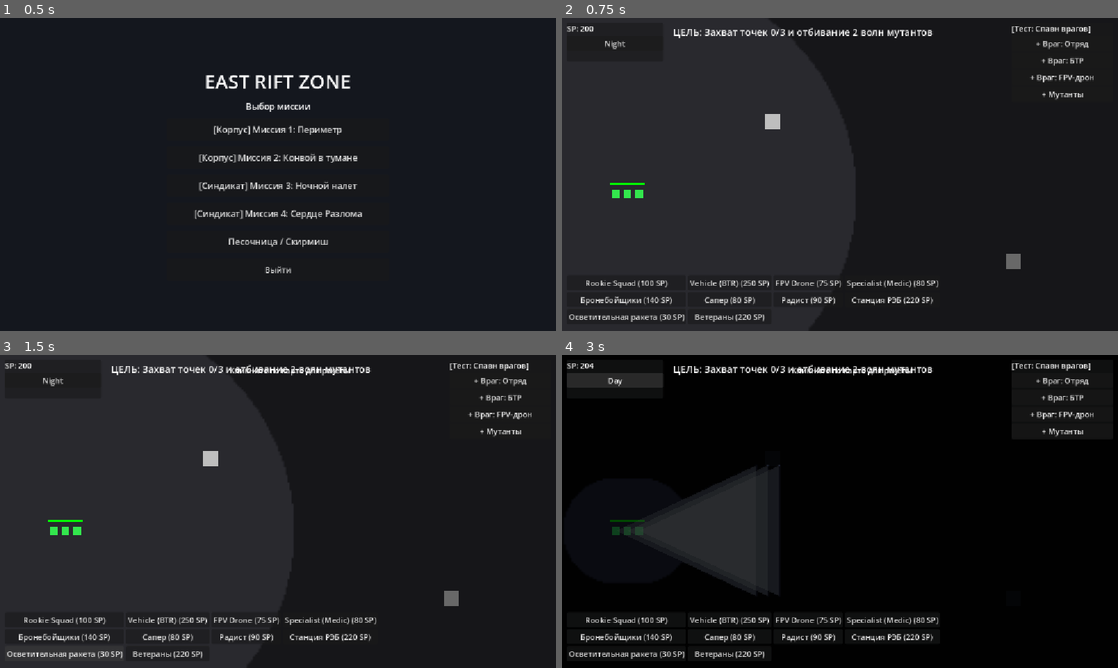
Above: before the commit, frames 1-4 (two rows, left to right).
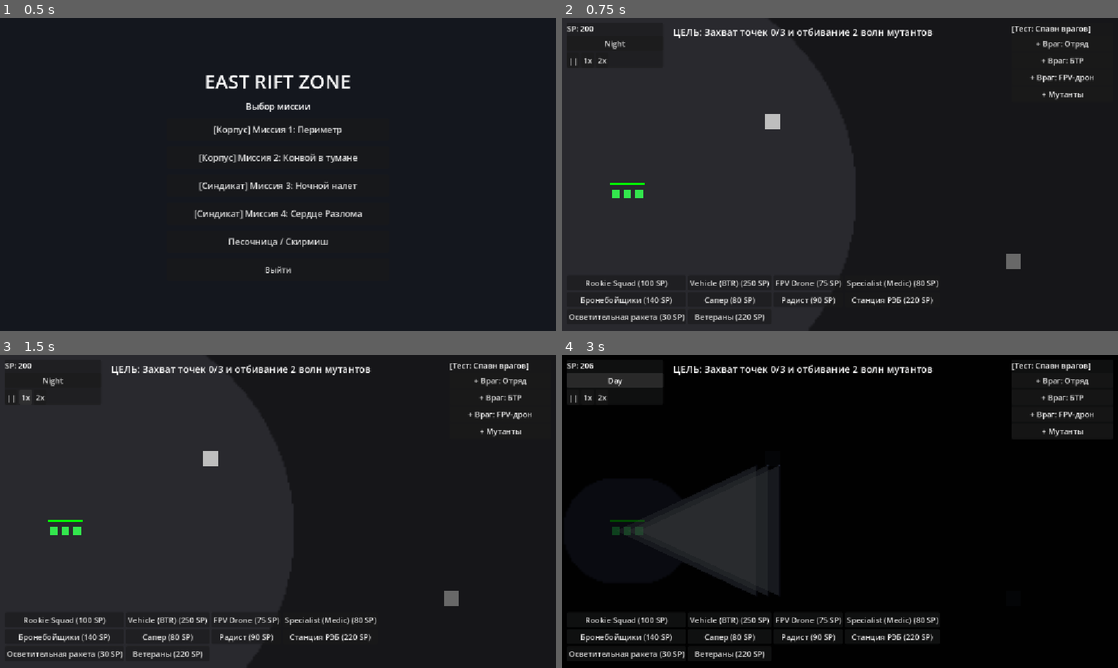
Above: after the commit, the same moments.

Repository: roflanbi4/game-zov
Game: Godot game, scene res://scenes/core/main_game.tscn
The game is run twice, just before and just after one commit, with the same random seed, the same clock (stepped at 60 frames per second) and the same inputs.
Inputs:
- Up to frame 1 (0.5 s): no input
- Up to frame 2 (0.75 s): click "[Корпус] Миссия 1: Периметр" at 0.5 s
- Up to frame 3 (1.5 s): click "Осветительная ракета (30 SP)" (after the commit: "1x") at 1.25 s
- Up to frame 4 (3 s): click "Осветительная ракета (30 SP)" (after the commit: "2x") at 2 s; click "Night" at 2.75 s

Frame 1 is identical in both runs. In frame 2, less than 0.1% of the frame differs, in the area x 1-9%, y 12-16%; in frame 3, 0.2%; in frame 4, 0.3%, in the area x 1-63%, y 2-16%.

Commit message:
11-dop

Diff:
--- a/scripts/components/ExplosiveProp.gd
+++ b/scripts/components/ExplosiveProp.gd
@@ -29,6 +29,9 @@
 
 func _explode() -> void:
 	exploded = true
+	var cam: Camera2D = get_tree().get_first_node_in_group("rts_camera") as Camera2D
+	if cam != null and cam.has_method("shake"):
+		cam.call("shake", 10.0, 0.3)
 	var explosion_area: Area2D = get_node_or_null("ExplosionArea")
 	if explosion_area:
 		var bodies: Array = explosion_area.get_overlapping_bodies()
--- a/scripts/components/MoraleComponent.gd
+++ b/scripts/components/MoraleComponent.gd
@@ -180,7 +180,28 @@
 		if _panic_retreat_timer >= 1.5:
 			_panic_retreat_timer = 0.0
 			if current_morale < 45.0:
-				soldier.set_destination(soldier.global_position.move_toward(Vector2(200.0, 400.0), retreat_speed))
+				var retreat_pos: Vector2 = soldier.global_position
+				var nearest: Node2D = null
+				var nearest_dist: float = 1e6
+				var enemy_groups: Array[String] = []
+				if soldier.is_in_group("player_units"):
+					enemy_groups = ["enemy_units", "enemy_vehicles", "mutants"]
+				else:
+					enemy_groups = ["player_units", "player_vehicles"]
+				for g in enemy_groups:
+					for node in get_tree().get_nodes_in_group(g):
+						if not is_instance_valid(node) or not (node is Node2D):
+							continue
+						var dist: float = soldier.global_position.distance_to((node as Node2D).global_position)
+						if dist < nearest_dist:
+							nearest_dist = dist
+							nearest = node as Node2D
+				if nearest != null:
+					var dir: Vector2 = (soldier.global_position - nearest.global_position).normalized()
+					retreat_pos = soldier.global_position + dir * 120.0
+				retreat_pos.x = clampf(retreat_pos.x, 60.0, 1860.0)
+				retreat_pos.y = clampf(retreat_pos.y, 60.0, 1020.0)
+				soldier.set_destination(retreat_pos)
 
 func _update_cover_indicator() -> void:
 	if soldier == null or not is_instance_valid(soldier):
--- a/scripts/components/SpecialistComponent.gd
+++ b/scripts/components/SpecialistComponent.gd
@@ -180,6 +180,9 @@
 	if "enemy_units" not in groups and "enemy_vehicles" not in groups:
 		return
 	var mine_pos: Vector2 = mine.global_position
+	var cam: Camera2D = get_tree().get_first_node_in_group("rts_camera") as Camera2D
+	if cam != null and cam.has_method("shake"):
+		cam.call("shake", 10.0, 0.3)
 	var damage: int = 120
 	var radius: float = 70.0
 
--- a/scripts/core/Projectile.gd
+++ b/scripts/core/Projectile.gd
@@ -27,14 +27,25 @@
 func _hit_target() -> void:
 	var targets: Array = get_tree().get_nodes_in_group(target_group)
 	targets.append_array(get_tree().get_nodes_in_group("explosives"))
+	var final_damage: float = float(damage)
 	for obj in targets:
 		if is_instance_valid(obj) and global_position.distance_to(obj.global_position) < 24.0:
+			if obj is Soldier:
+				var facing_variant: Variant = obj.get("_last_facing")
+				if facing_variant is Vector2:
+					var facing: Vector2 = facing_variant as Vector2
+					var to_attacker: Vector2 = (global_position - obj.global_position).normalized()
+					var dot: float = facing.dot(to_attacker)
+					if dot < -0.5:
+						final_damage *= 1.5
+					elif dot < 0.2:
+						final_damage *= 1.25
 			var health: HealthComponent = obj.get_node_or_null("HealthComponent")
 			if health:
 				if obj.has_method("take_damage"):
-					obj.take_damage(damage)
+					obj.take_damage(int(final_damage))
 				else:
-					health.take_damage(damage)
+					health.take_damage(int(final_damage))
 			if morale_penalty > 0:
 				var morale: MoraleComponent = obj.get_node_or_null("MoraleComponent") as MoraleComponent
 				if morale != null:
--- a/scripts/core/RTSCamera.gd
+++ b/scripts/core/RTSCamera.gd
@@ -1,3 +1,4 @@
+class_name RTSCamera
 extends Camera2D
 
 @export var pan_speed: float = 300.0
@@ -15,6 +16,7 @@
 	limit_top = 0
 	limit_right = 1920
 	limit_bottom = 1080
+	add_to_group("rts_camera")
 
 func _process(delta: float) -> void:
 	var input_dir: Vector2 = Vector2.ZERO
@@ -45,6 +47,11 @@
 	# Зажимаем в пределах карты
 	position = position.clamp(Vector2.ZERO, Vector2(1920.0, 1080.0))
 
+func shake(intensity: float = 8.0, duration: float = 0.25) -> void:
+	var tween := create_tween()
+	tween.tween_property(self, "offset", Vector2(randf_range(-intensity, intensity), randf_range(-intensity, intensity)), duration * 0.33)
+	tween.tween_property(self, "offset", Vector2.ZERO, duration * 0.33)
+
 func _unhandled_input(event: InputEvent) -> void:
 	if event is InputEventMouseButton:
 		if event.button_index == MOUSE_BUTTON_WHEEL_UP:
--- a/scripts/core/SquadController.gd
+++ b/scripts/core/SquadController.gd
@@ -13,11 +13,13 @@
 	if not is_in_group("enemy_squads"):
 		add_to_group("player_squads")
 
-	# Создаём NavigationPolygon для навигации
-	var np = NavigationPolygon.new()
-	np.vertices = PackedVector2Array([Vector2(0, 0), Vector2(1920, 0), Vector2(1920, 1080), Vector2(0, 1080)])
-	np.polygons = [PackedInt32Array([0, 1, 2, 3])]
-	get_node("/root/Main/NavRegion").navigation_polygon = np
+	# Создаём NavigationPolygon для навигации, только если сетка ещё не задана
+	var nav_region: NavigationRegion2D = get_node("/root/Main/NavRegion") as NavigationRegion2D
+	if nav_region.navigation_polygon == null:
+		var np = NavigationPolygon.new()
+		np.vertices = PackedVector2Array([Vector2(0, 0), Vector2(1920, 0), Vector2(1920, 1080), Vector2(0, 1080)])
+		np.polygons = [PackedInt32Array([0, 1, 2, 3])]
+		nav_region.navigation_polygon = np
 
 	formation_offsets = [
 		Vector2(-formation_spacing, 0),
--- a/scripts/ui/GameHUD.gd
+++ b/scripts/ui/GameHUD.gd
@@ -76,6 +76,24 @@
 	_day_night_btn.size = Vector2(200, 30)
 	_day_night_btn.pressed.connect(_on_day_night_toggled)
 	vbox.add_child(_day_night_btn)
+
+	var speed_hbox := HBoxContainer.new()
+	var pause_btn := Button.new()
+	pause_btn.text = "||"
+	pause_btn.size = Vector2(40, 24)
+	pause_btn.pressed.connect(func() -> void: Engine.time_scale = 0.0)
+	speed_hbox.add_child(pause_btn)
+	var btn_1x := Button.new()
+	btn_1x.text = "1x"
+	btn_1x.size = Vector2(40, 24)
+	btn_1x.pressed.connect(func() -> void: Engine.time_scale = 1.0)
+	speed_hbox.add_child(btn_1x)
+	var btn_2x := Button.new()
+	btn_2x.text = "2x"
+	btn_2x.size = Vector2(40, 24)
+	btn_2x.pressed.connect(func() -> void: Engine.time_scale = 2.0)
+	speed_hbox.add_child(btn_2x)
+	vbox.add_child(speed_hbox)
 
 	# Нижние кнопки закупки — прижаты к нижнему краю окна через якоря
 	var grid := GridContainer.new()
@@ -782,6 +800,24 @@
 
 func _input(event: InputEvent) -> void:
 	if get_viewport().gui_get_hovered_control() != null:
+		return
+	if event is InputEventKey and event.keycode == KEY_SPACE and event.pressed:
+		var selected: Node2D = _get_selected_squad()
+		if selected != null and selected is Node2D:
+			var cam: Camera2D = get_tree().get_first_node_in_group("rts_camera") as Camera2D
+			if cam != null:
+				var soldiers: Array = selected.get("soldiers")
+				if soldiers != null and not soldiers.is_empty():
+					var center: Vector2 = Vector2.ZERO
+					var count: int = 0
+					for s in soldiers:
+						if is_instance_valid(s) and s is Node2D:
+							center += (s as Node2D).global_position
+							count += 1
+					if count > 0:
+						center /= float(count)
+						cam.position = center
+		get_viewport().set_input_as_handled()
 		return
 	# Cancel any active mode on Esc or RMB
 	if event is InputEventKey and event.keycode == KEY_ESCAPE and event.pressed:
@@ -925,6 +961,9 @@
 	_build_anchor_set = false
 
 func _aoe_damage(center: Vector2, radius: float, damage: int) -> void:
+	var cam: Camera2D = get_tree().get_first_node_in_group("rts_camera") as Camera2D
+	if cam != null and cam.has_method("shake"):
+		cam.call("shake", 10.0, 0.3)
 	# Вспышка взрыва
 	var flash: ColorRect = ColorRect.new()
 	flash.size = Vector2(radius * 2.0, radius * 2.0)
@@ -1024,3 +1063,6 @@
 		spawner.name = "MutantWaveSpawner_Debug"
 		get_parent().add_child(spawner)
 	spawner._spawn_wave()
+
+func _exit_tree() -> void:
+	Engine.time_scale = 1.0
